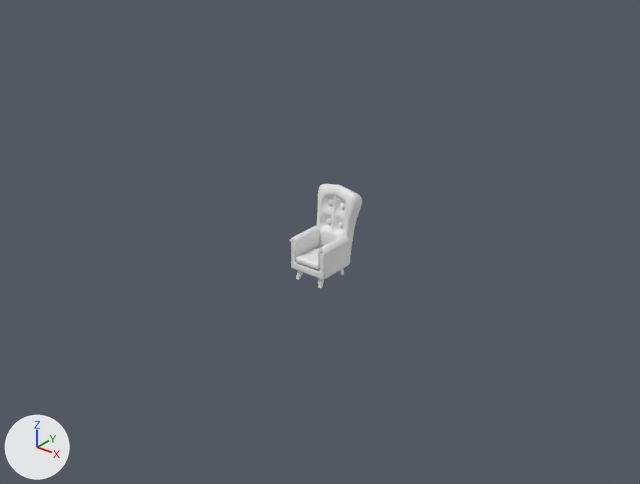
Two versions of the Blender file Assets/sc1_chair.blend, one commit apart.
One viewpoint serves both versions: a 50 mm lens placed at (23.2, -29.0, 19.8), pointed at (-0.5, 0.5, 1.5). Lighting does not change. The marker at lower left points along +X, +Y and +Z.

In view in the first picture: 'Arm Cushion', 'Chair', 'Cushion', 'Legs'.
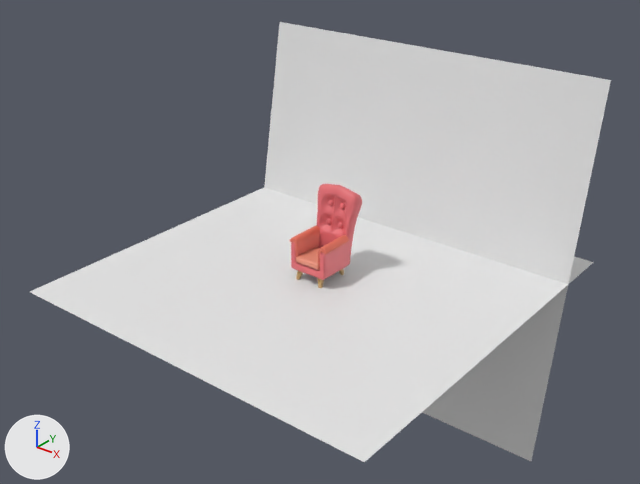
Pixel boxes (x1, y1, x2, y2) of what changed, in the pictures (640 x 484 px):
'Plane', added
    after: (30, 187, 593, 462)
'Plane.001', added
    after: (264, 22, 611, 461)
'Chair', recoloured
    both: (291, 184, 362, 280)
'Arm Cushion', recoloured (grey to red)
    both: (290, 225, 349, 269)
'Cushion', recoloured
    both: (296, 248, 320, 270)
'Legs', recoloured
    both: (296, 269, 344, 288)

The change, as a diff of the scene's bpy script:
```diff
--- a/Assets/sc1_chair.blend.py
+++ b/Assets/sc1_chair.blend.py
@@ mat_material_002 @@
+mat_material_002 = principled_material('Material.002')
+mat_material_002.base_color = (0.8, 0.17, 0.111)  # red #e7735e
@@ mat_material_003 @@
+mat_material_003 = principled_material('Material.003')
+mat_material_003.base_color = (0.8, 0.28, 0.189)  # beige #e79078
@@ mat_material_001 @@
+mat_material_001 = principled_material('Material.001')
+mat_material_001.base_color = (0.8, 0.158, 0.177)  # red #e76f75
@@ me_plane_001 @@
 me_plane_001.from_pydata(...)  # 152 vertices, 132 faces, 1 loose edge; spans x -1.27..0.02, y -1.95..1.0, z 0.0..3.83
+me_plane_001.materials.append(mat_material_001)  # red #e76f75
@@ me_plane_002 @@
 me_plane_002.from_pydata(...)  # 18 vertices, 16 faces; spans x -1.01..1.0, y -1.31..1.11, z 0.0..0.5
+me_plane_002.materials.append(mat_material_003)  # beige #e79078
@@ me_plane @@
 me_plane.from_pydata(...)  # 40 vertices, 38 faces; spans x -27.7..-13.4, y -23.6..19.9, z -29.7..0.0
+me_plane.materials.append(mat_material_002)  # red #e7735e
@@ me_plane_005 @@
+me_plane_005.from_pydata([(-1.0, -1.0, 0.0), (1.0, -1.0, 0.0), (-1.0, 1.0, 0.0), (1.0, 1.0, 0.0)], [], [(0, 1, 3, 2)])
@@ ob_plane_001 @@
+ob_plane_001 = bpy.data.objects.new('Plane.001', me_plane_005)
+ob_plane_001.location = (0.0, 6.62, 0.0)
+ob_plane_001.rotation_euler = (1.396, 0.0, 0.0)  # degrees (80, 0, 0)
+ob_plane_001.scale = (9.5, 9.5, 9.5)
@@ ob_plane @@
+ob_plane = bpy.data.objects.new('Plane', me_plane_005.copy())
+ob_plane.location = (0.0, 0.0, 0.0)
+ob_plane.scale = (9.5, 9.5, 9.5)
```
